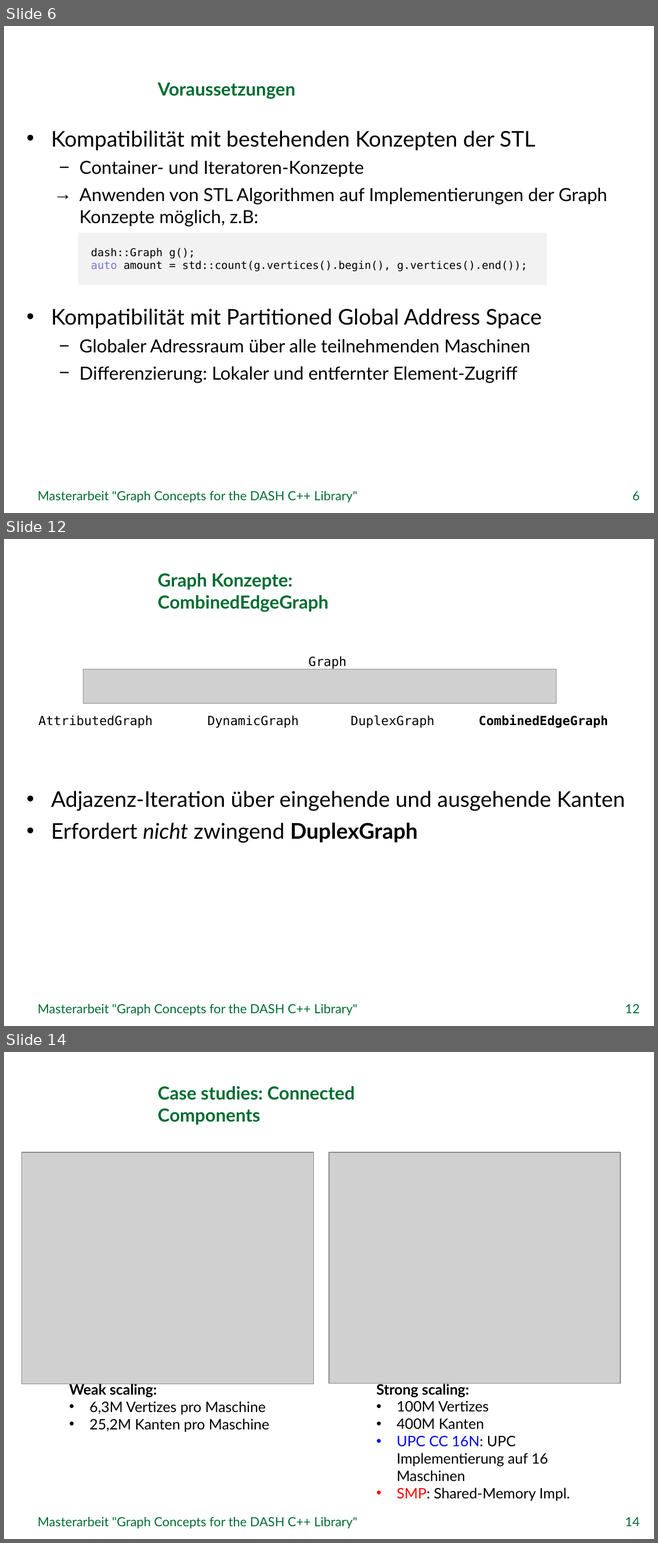
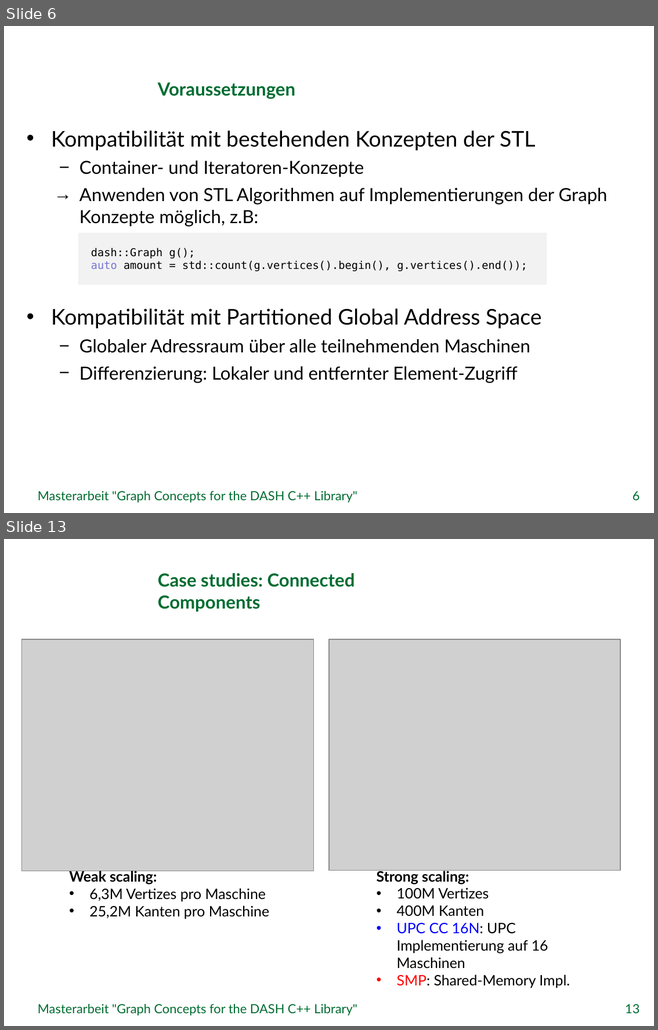
Before and after one commit to stiefn/dyn-data-structures-thesis, a slide deck: Folien/Abschlusssvortrag_Stefan_Effenberger.pptx. Shown one above the other, each under a label of ours: slides 6, 12 and 14 before the commit, slides 6 and 13 after it; the slides between them are not shown. The pictures are 658x1543 and 658x1030 pixels, drawn with LibreOffice and Linux fonts; fonts in the diff are those of the drawing; grey boxes stand for pictures; background and template pictures are left out. Boxes give left, top, right and bottom in pixels: in the first picture for what was removed or moved away, otherwise in the second. Text is boxed around its words. In the diff, an @@ line names an element or a change of style, - is before the commit and + after.

```diff
--- a/Folien/Abschlusssvortrag_Stefan_Effenberger.pptx
+++ b/Folien/Abschlusssvortrag_Stefan_Effenberger.pptx
@@ slide 12 removed at (x1=4, y1=539, x2=654, y2=1026), background picture (left out) @@
@@ title removed at (x1=158, y1=573, x2=328, y2=611) @@
-Graph Konzepte: CombinedEdgeGraph
@@ text removed at (x1=308, y1=656, x2=347, y2=669) @@
-Graph
@@ picture removed at (x1=83, y1=669, x2=556, y2=703) @@
@@ text removed at (x1=38, y1=715, x2=152, y2=728) @@
-AttributedGraph
@@ text removed at (x1=208, y1=715, x2=299, y2=728) @@
-DynamicGraph
@@ text removed at (x1=350, y1=715, x2=434, y2=728) @@
-DuplexGraph
@@ text removed at (x1=478, y1=715, x2=608, y2=728) @@
-CombinedEdgeGraph
@@ text removed at (x1=51, y1=791, x2=625, y2=843) @@
-• Adjazenz-Iteration über eingehende und ausgehende Kanten
-• Erfordert nicht zwingend DuplexGraph
@@ text removed at (x1=38, y1=1004, x2=357, y2=1016) @@
-Masterarbeit "Graph Concepts for the DASH C++ Library"
@@ page number removed at (x1=625, y1=1004, x2=639, y2=1013) @@
-12
@@ what was slide 14 is now slide 13 @@
@@ page number at (x1=625, y1=1004, x2=639, y2=1013): text changed @@
-14
+13
```
Also in this commit, not shown: 9 slides changed, 2 slides added, 1 other slide removed, 1 other file.
